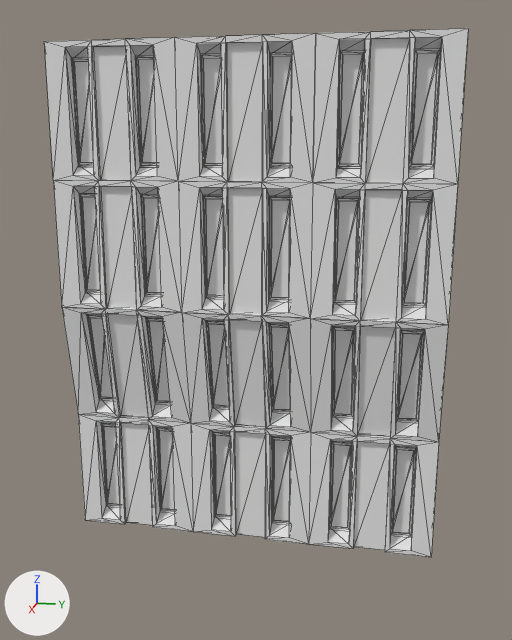
The glTF model assets/scene/merged-meshes/-2_0_-1_MI_Building13.gltf as it was, and as the next commit left it.
Camera for both pictures: a camera (50 mm lens) standing at (44.5, 22.4, 14.4) and looking at (-10.1, 11.5, 0.7). Every picture has the same lights, and +X, +Y and +Z are marked at lower left. Mesh edges are drawn as thin lines. Vertices at the same position are counted once.

The older version as bpy lines, for what is in view:
```python
me_2_0__1_mi_building13 = bpy.data.meshes.new('-2_0_-1_MI_Building13')
me_2_0__1_mi_building13.from_pydata(...)  # 688 vertices, 1200 faces; spans x -10.4..-6.9, y -3.7..26.3, z -18.0..21.8
ob_mesh = bpy.data.objects.new('Mesh', me_2_0__1_mi_building13)
ob_mesh.location = (0.0, 0.0, 0.0)
```
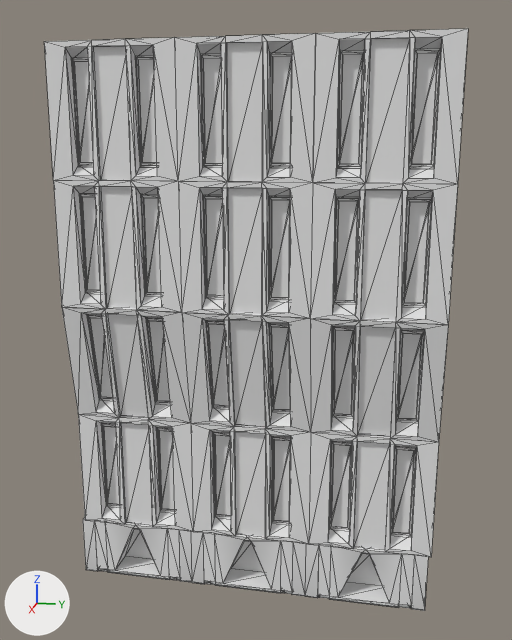
The newer file is also turned or shifted as a whole; pictures and numbers use the older file's frame.

What differs and where, as boxes (x1, y1, x2, y2) in the pictures (512 x 640 px):
'Mesh', reshaped (10% taller): before (44, 29, 468, 557); after (44, 29, 468, 611)
part 1 of me_2_0__1_mi_building13, added: after (83, 517, 428, 611)

Patch to the scene script:
```diff
--- a/assets/scene/merged-meshes/-2_0_-1_MI_Building13.gltf.py
+++ b/assets/scene/merged-meshes/-2_0_-1_MI_Building13.gltf.py
@@ me_2_0__1_mi_building13 @@
 # used by ob_mesh; location = (0.0, 0.0, 0.0)
-me_2_0__1_mi_building13.from_pydata(...)  # 688 vertices, 1200 faces; spans x -10.4..-6.9, y -3.7..26.3, z -18.0..21.8
+me_2_0__1_mi_building13.from_pydata(...)  # 973 vertices, 1704 faces; spans x -12.1..-6.9, y -3.9..26.3, z -24.5..21.8
+# me_2_0__1_mi_building13 part 1
+# 147 vertices are added at x -12.1..-8.6, y -3.9..25.0, z -24.5..-18.0
+# 69 new vertices lie (0.0, 1.1, 0.0) away from vertices in x -12.1..-8.6, y -2.9..25.0, z -24.5..-18.0
+# 27 new vertices lie (0.0, 1.0, 0.0) away from vertices in x -12.1..-8.6, y -3.9..16.1, z -24.5..-18.0
+# 24 new vertices lie (0.0, -5.7, 0.0) away from vertices in x -12.1..-8.6, y 3.9..23.9, z -24.5..-18.0
+# 12 new vertices lie (3.5, 0.0, 0.0) away from vertices in x -12.1, y -1.8..23.9, z -22.7..-18.0
+# 6 new vertices lie (0.0, -0.7, 0.0) away from vertices in x -9.0..-8.6, y 1.4..21.4, z -18.6..-18.3
+# 504 new faces join them
```
